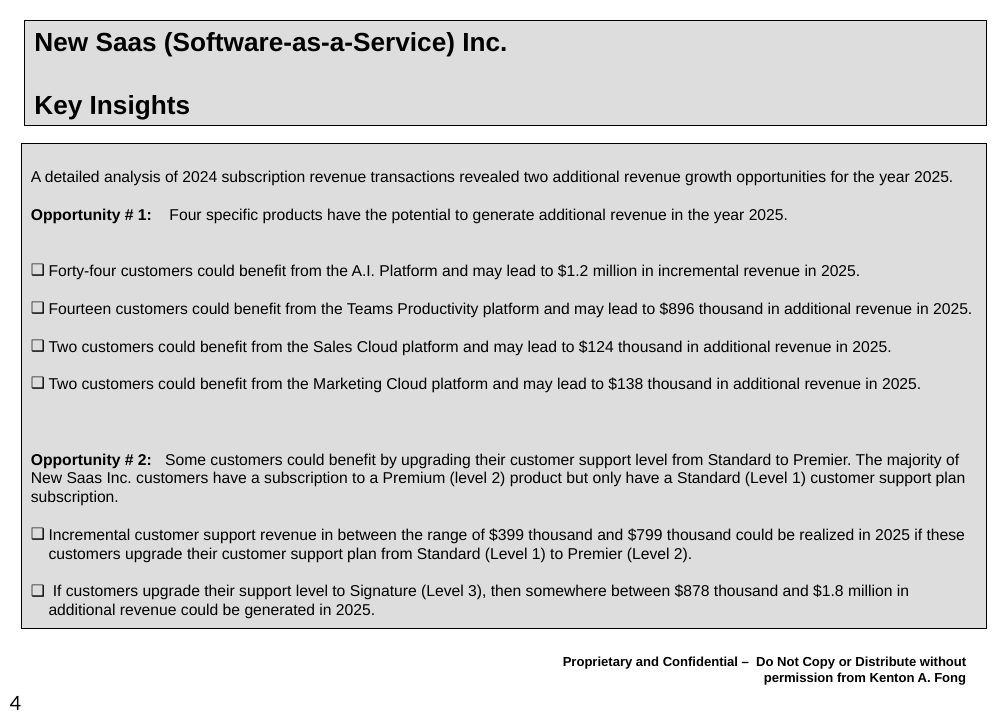
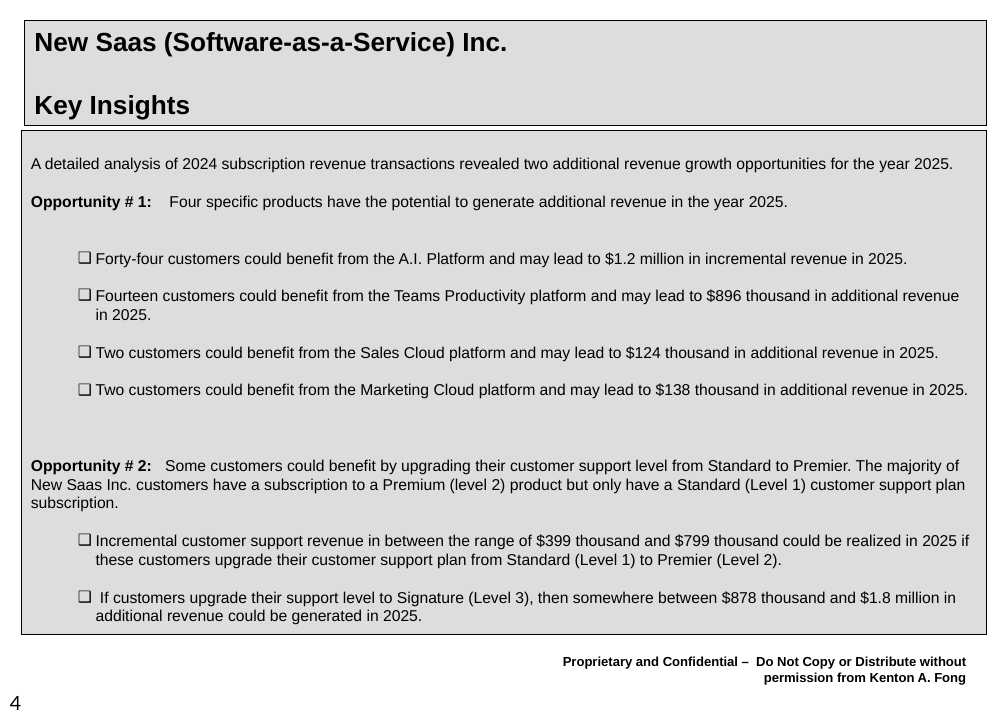
Before and after one commit to Ken1-prog/New-Saas-Inc., a slide deck: slide 4 of Saas DB design overv 1a.pptx. Drawn at 1008x716 pixels with LibreOffice and Linux fonts; fonts in the diff are those of the drawing. Boxes give left, top, right and bottom in pixels: in the first picture for what was removed or moved away, otherwise in the second. Text is boxed around its words. In the diff, an @@ line names an element or a change of style, - is before the commit and + after.

```diff
--- a/Saas DB design overv 1a.pptx
+++ b/Saas DB design overv 1a.pptx
@@ rectangle "A detailed analysis of 2024 ...": place and size @@
-rectangle "A detailed analysis of 2024 ..." at bbox=[21, 143, 986, 628]
+rectangle "A detailed analysis of 2024 ..." at bbox=[21, 130, 986, 635]
@@ text in rectangle at bbox=[96, 252, 969, 625]: list level 1 to 2 in "Forty-four customers could benefit from ..."; list level 1 to 2 in "Fourteen customers could benefit from ..."; list level 1 to 2 in "Two customers could benefit from ..."; list level 1 to 2 in "Incremental customer support revenue in ..."; list level 1 to 2 in "If customers upgrade their support ..." @@
```
Also in this commit, not shown: 2 other slides changed.
